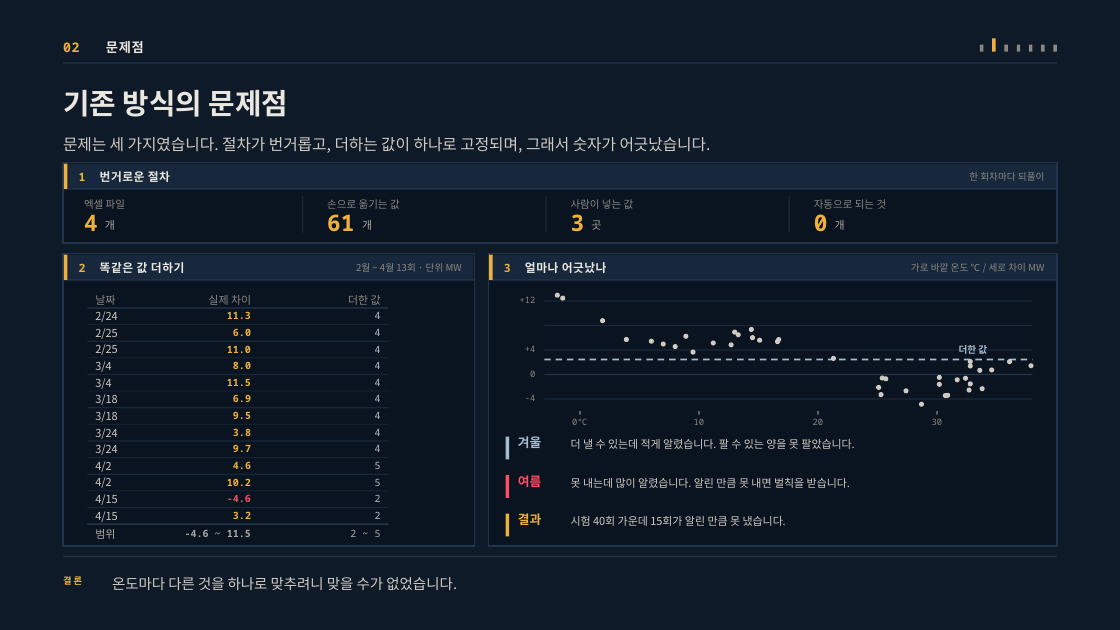
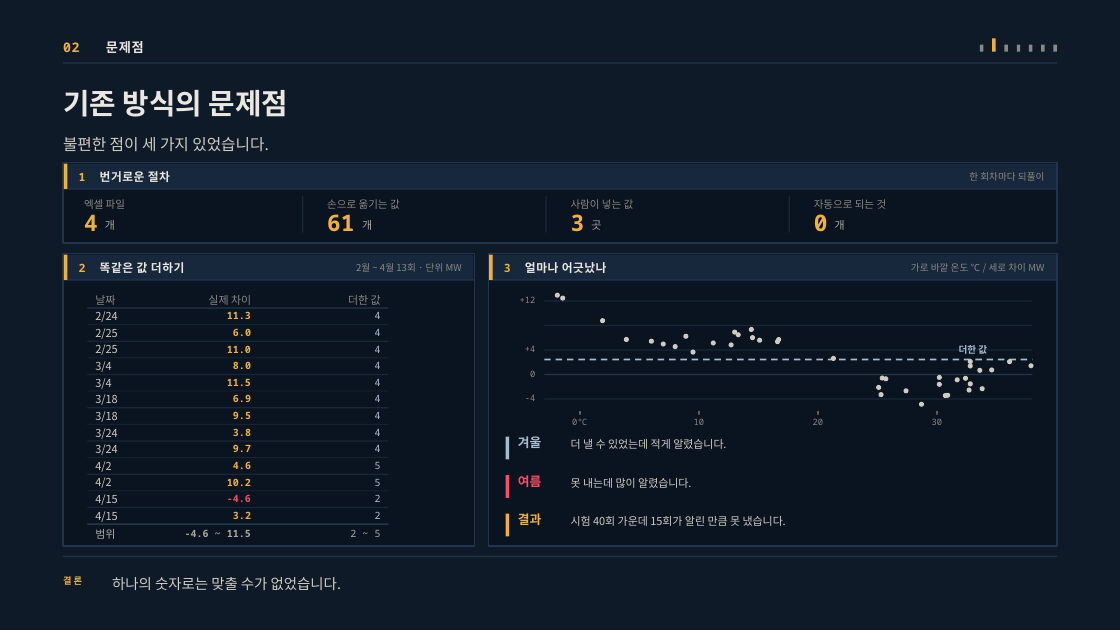
Before and after one commit to jooh-ai/Narae-AI, a slide deck: slide 5 of docs/ppt/위례_공급가능용량_최종발표_v3.pptx. Drawn at 1120x630 pixels with LibreOffice and Linux fonts; fonts in the diff are those of the drawing. Boxes give left, top, right and bottom in pixels: in the first picture for what was removed or moved away, otherwise in the second. Text is boxed around its words. In the diff, an @@ line names an element or a change of style, - is before the commit and + after.

```diff
--- a/docs/ppt/위례_공급가능용량_최종발표_v3.pptx
+++ b/docs/ppt/위례_공급가능용량_최종발표_v3.pptx
@@ text at (x1=63, y1=137, x2=269, y2=152): text changed @@
-문제는 세 가지였습니다. 절차가 번거롭고, 더하는 값이 하나로 고정되며, 그래서 숫자가 어긋났습니다.
+불편한 점이 세 가지 있었습니다.
@@ text at (x1=571, y1=439, x2=726, y2=449): text changed @@
-더 낼 수 있는데 적게 알렸습니다. 팔 수 있는 양을 못 팔았습니다.
+더 낼 수 있었는데 적게 알렸습니다.
@@ text at (x1=571, y1=478, x2=691, y2=488): text changed @@
-못 내는데 많이 알렸습니다. 알린 만큼 못 내면 벌칙을 받습니다.
+못 내는데 많이 알렸습니다.
@@ text at (x1=112, y1=577, x2=341, y2=590): text changed @@
-온도마다 다른 것을 하나로 맞추려니 맞을 수가 없었습니다.
+하나의 숫자로는 맞출 수가 없었습니다.
```
Also in this commit, not shown: 8 other slides changed, 11 other files.
